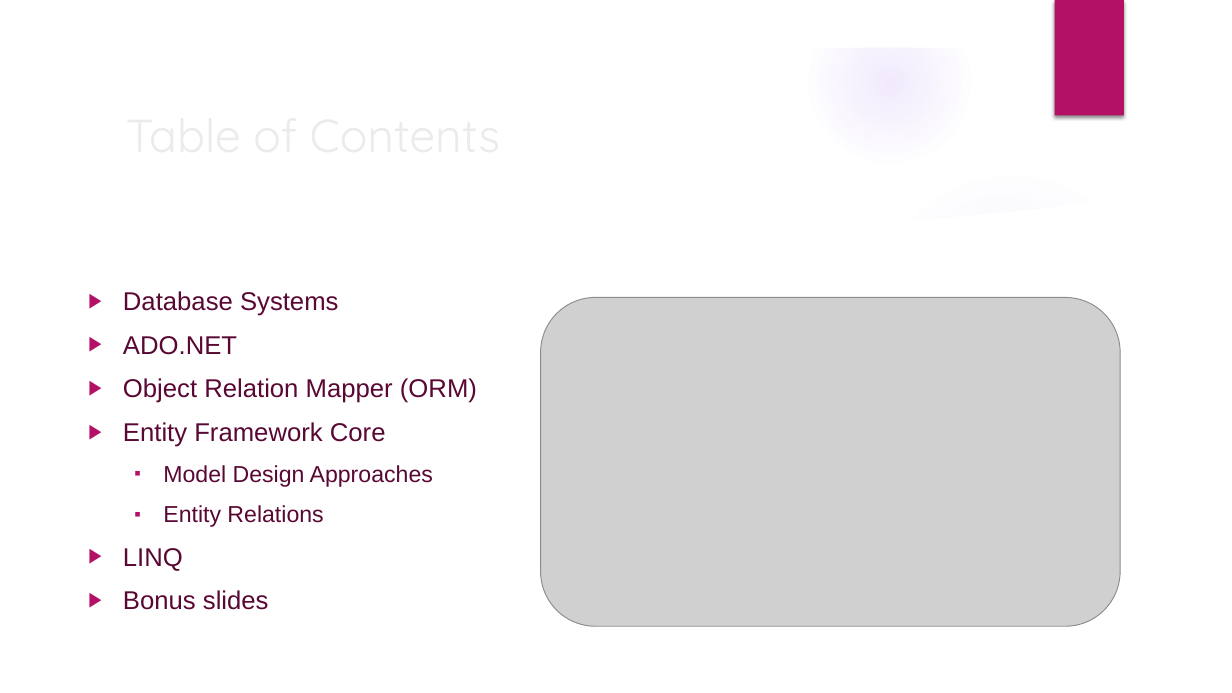
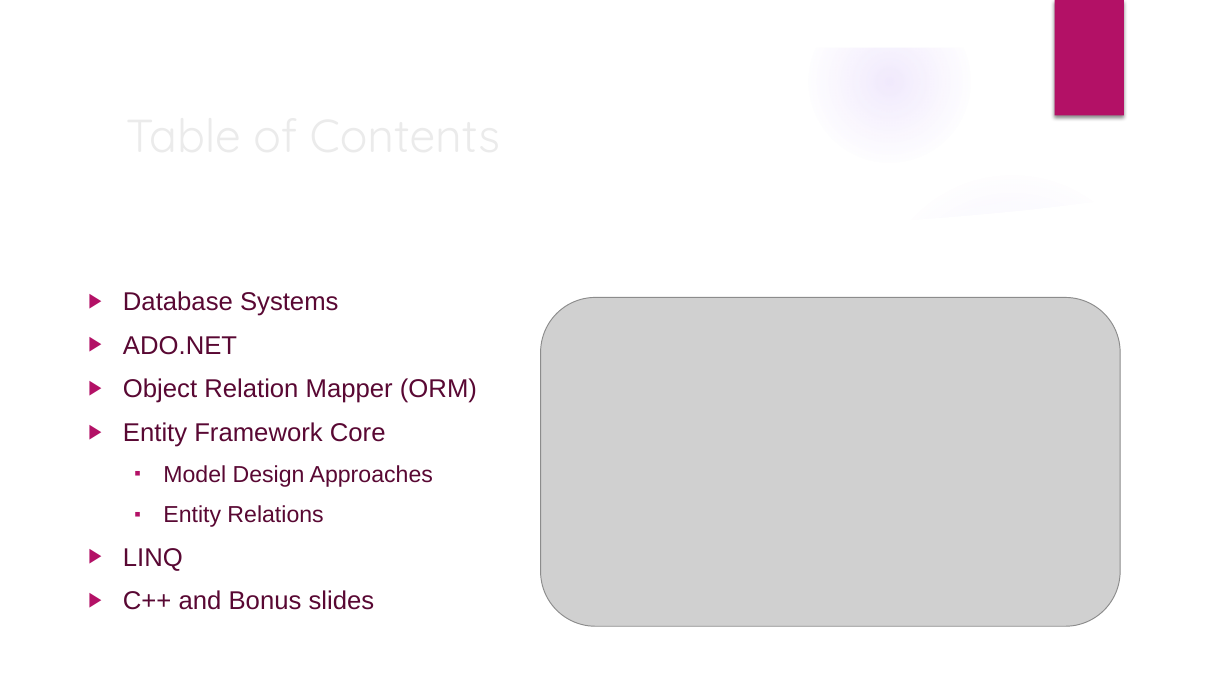
Before and after one commit to velizar92/TSK_Presentations, a slide deck: slide 2 of Databases_and_EntityFrameworkCore.pptx. Drawn at 1232x693 pixels with LibreOffice and Linux fonts; fonts in the diff are those of the drawing; grey boxes stand for pictures; background and template pictures are left out. Boxes give left, top, right and bottom in pixels: in the first picture for what was removed or moved away, otherwise in the second. Text is boxed around its words. In the diff, an @@ line names an element or a change of style, - is before the commit and + after.

```diff
--- a/Databases_and_EntityFrameworkCore.pptx
+++ b/Databases_and_EntityFrameworkCore.pptx
@@ text at [123,590,375,610]: text changed @@
-▶ Bonus slides
+▶ C++ and Bonus slides
```
Also in this commit, not shown: 3 other slides changed, 5 slides added.
